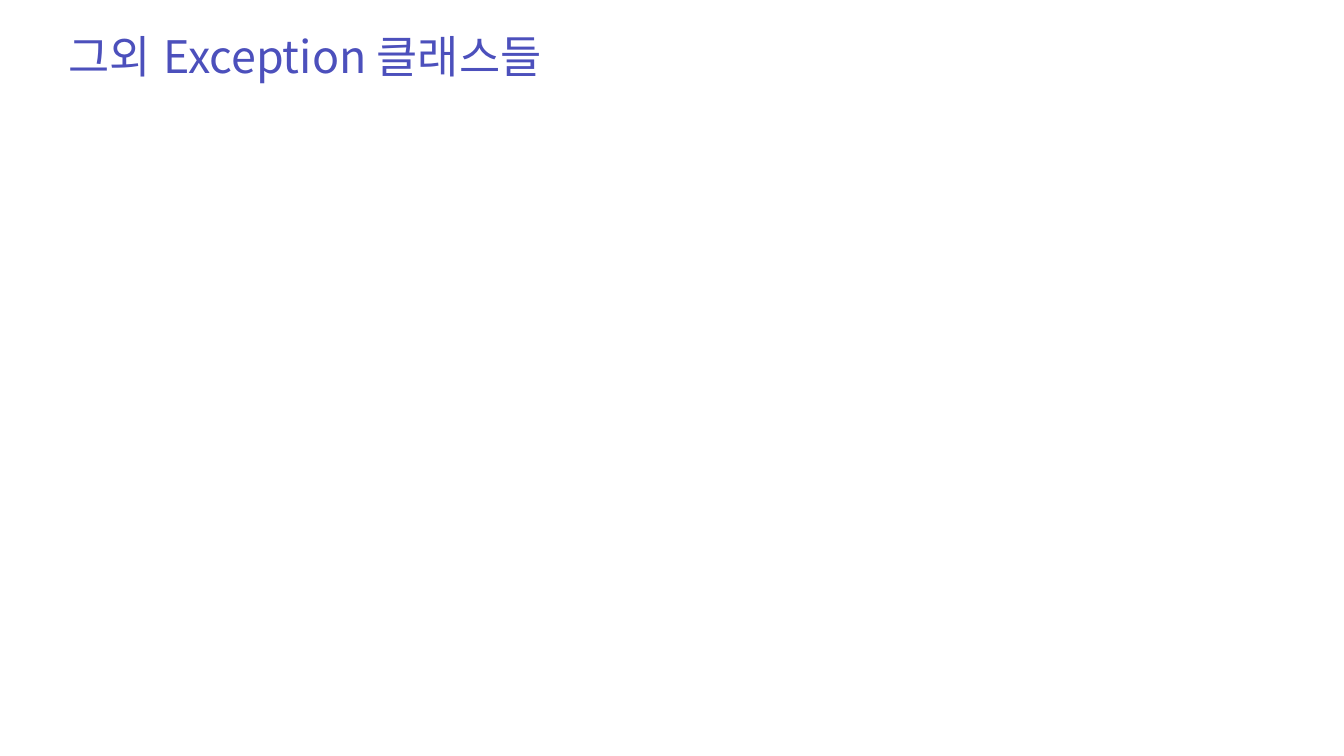
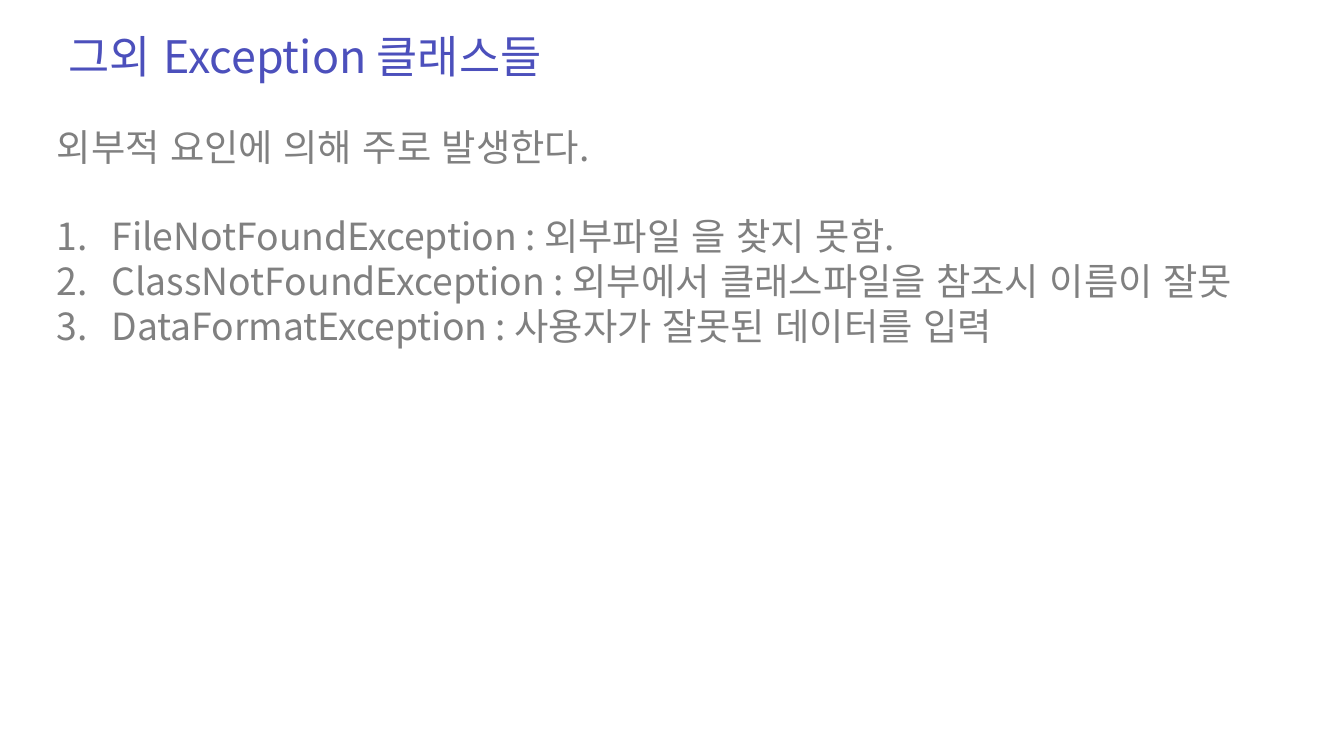
Before and after one commit to zest132/JavaLecture, a slide deck: slide 8 of JavaLecture/LectureFile/java 12강 예외처리.pptx. Drawn at 1344x756 pixels with LibreOffice and Linux fonts; fonts in the diff are those of the drawing. Boxes give left, top, right and bottom in pixels: in the first picture for what was removed or moved away, otherwise in the second. Text is boxed around its words. In the diff, an @@ line names an element or a change of style, - is before the commit and + after.

```diff
--- a/JavaLecture/LectureFile/java 12강 예외처리.pptx
+++ b/JavaLecture/LectureFile/java 12강 예외처리.pptx
@@ text added at (57, 130, 1232, 349), 40 pt, text #808080 @@
+외부적 요인에 의해 주로 발생한다.
+1. FileNotFoundException : 외부파일 을 찾지 못함.
+2. ClassNotFoundException : 외부에서 클래스파일을 참조시 이름이 잘못
+3. DataFormatException : 사용자가 잘못된 데이터를 입력
```
Also in this commit, not shown: 2 other slides changed, 2 slides added, 1 other file.
